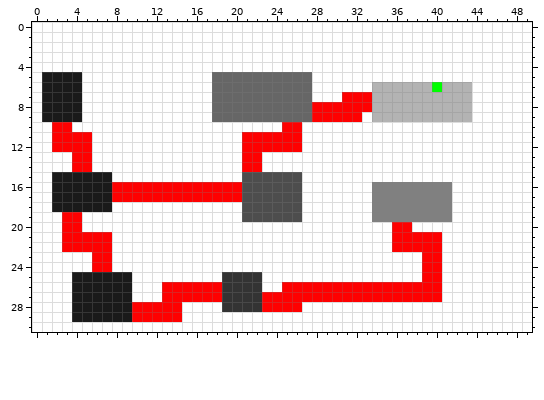
File history of a pixel-art sprite, niveau.png. Above, as it was before the edit.
The file is 50x31 pixels.
And afterwards:
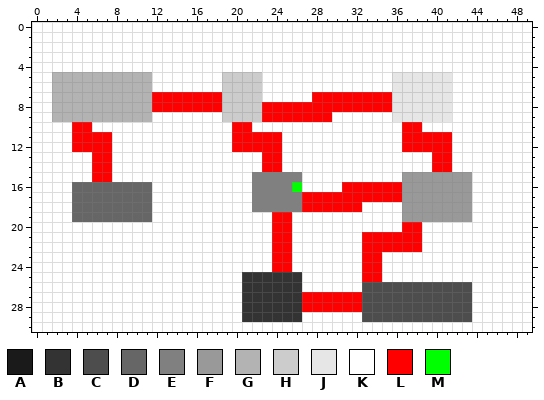
Palette (. is transparent): A #1a1a1a  B #333333  C #4d4d4d  D #666666  E #808080  F #999999  G #b3b3b3  H #cccccc  J #e6e6e6  K #ffffff  L #ff0000  M #00ff00
Diff:
@@ x 0..49 @@
  4 KKKKKKKKKKKKKKKKKKKKKKKKKKKKKKKKKKKKKKKKKKKKKKKKKK
- 5 KAAAAKKKKKKKKKKKKKDDDDDDDDDDKKKKKKKKKKKKKKKKKKKKKK
- 6 KAAAAKKKKKKKKKKKKKDDDDDDDDDDKKKKKKGGGGGGMGGGKKKKKK
- 7 KAAAAKKKKKKKKKKKKKDDDDDDDDDDKKKLLLGGGGGGGGGGKKKKKK
- 8 KAAAAKKKKKKKKKKKKKDDDDDDDDDDLLLLLLGGGGGGGGGGKKKKKK
- 9 KAAAAKKKKKKKKKKKKKDDDDDDDDDDLLLLLKGGGGGGGGGGKKKKKK
-10 KKLLKKKKKKKKKKKKKKKKKKKKKLLKKKKKKKKKKKKKKKKKKKKKKK
-11 KKLLLLKKKKKKKKKKKKKKKLLLLLLKKKKKKKKKKKKKKKKKKKKKKK
-12 KKLLLLKKKKKKKKKKKKKKKLLLLLLKKKKKKKKKKKKKKKKKKKKKKK
-13 KKKKLLKKKKKKKKKKKKKKKLLKKKKKKKKKKKKKKKKKKKKKKKKKKK
-14 KKKKLLKKKKKKKKKKKKKKKLLKKKKKKKKKKKKKKKKKKKKKKKKKKK
-15 KKAAAAAAKKKKKKKKKKKKKCCCCCCKKKKKKKKKKKKKKKKKKKKKKK
-16 KKAAAAAALLLLLLLLLLLLLCCCCCCKKKKKKKEEEEEEEEKKKKKKKK
-17 KKAAAAAALLLLLLLLLLLLLCCCCCCKKKKKKKEEEEEEEEKKKKKKKK
-18 KKAAAAAAKKKKKKKKKKKKKCCCCCCKKKKKKKEEEEEEEEKKKKKKKK
-19 KKKLLKKKKKKKKKKKKKKKKCCCCCCKKKKKKKEEEEEEEEKKKKKKKK
-20 KKKLLKKKKKKKKKKKKKKKKKKKKKKKKKKKKKKKLLKKKKKKKKKKKK
-21 KKKLLLLLKKKKKKKKKKKKKKKKKKKKKKKKKKKKLLLLLKKKKKKKKK
-22 KKKLLLLLKKKKKKKKKKKKKKKKKKKKKKKKKKKKLLLLLKKKKKKKKK
-23 KKKKKKLLKKKKKKKKKKKKKKKKKKKKKKKKKKKKKKKLLKKKKKKKKK
-24 KKKKKKLLKKKKKKKKKKKKKKKKKKKKKKKKKKKKKKKLLKKKKKKKKK
-25 KKKKAAAAAAKKKKKKKKKBBBBKKKKKKKKKKKKKKKKLLKKKKKKKKK
-26 KKKKAAAAAAKKKLLLLLLBBBBKKLLLLLLLLLLLLLLLLKKKKKKKKK
-27 KKKKAAAAAAKKKLLLLLLBBBBLLLLLLLLLLLLLLLLLLKKKKKKKKK
-28 KKKKAAAAAALLLLLKKKKBBBBLLLLKKKKKKKKKKKKKKKKKKKKKKK
-29 KKKKAAAAAALLLLLKKKKKKKKKKKKKKKKKKKKKKKKKKKKKKKKKKK
+ 5 KKGGGGGGGGGGKKKKKKKHHHHKKKKKKKKKKKKKJJJJJJKKKKKKKK
+ 6 KKGGGGGGGGGGKKKKKKKHHHHKKKKKKKKKKKKKJJJJJJKKKKKKKK
+ 7 KKGGGGGGGGGGLLLLLLLHHHHKKKKKLLLLLLLLJJJJJJKKKKKKKK
+ 8 KKGGGGGGGGGGLLLLLLLHHHHLLLLLLLLLLLLLJJJJJJKKKKKKKK
+ 9 KKGGGGGGGGGGKKKKKKKHHHHLLLLLLLKKKKKKJJJJJJKKKKKKKK
+10 KKKKLLKKKKKKKKKKKKKKLLKKKKKKKKKKKKKKKLLKKKKKKKKKKK
+11 KKKKLLLLKKKKKKKKKKKKLLLLLKKKKKKKKKKKKLLLLLKKKKKKKK
+12 KKKKLLLLKKKKKKKKKKKKLLLLLKKKKKKKKKKKKLLLLLKKKKKKKK
+13 KKKKKKLLKKKKKKKKKKKKKKKLLKKKKKKKKKKKKKKKLLKKKKKKKK
+14 KKKKKKLLKKKKKKKKKKKKKKKLLKKKKKKKKKKKKKKKLLKKKKKKKK
+15 KKKKKKLLKKKKKKKKKKKKKKEEEEEKKKKKKKKKKFFFFFFFKKKKKK
+16 KKKKDDDDDDDDKKKKKKKKKKEEEEMKKKKLLLLLLFFFFFFFKKKKKK
+17 KKKKDDDDDDDDKKKKKKKKKKEEEEELLLLLLLLLLFFFFFFFKKKKKK
+18 KKKKDDDDDDDDKKKKKKKKKKEEEEELLLLLLKKKKFFFFFFFKKKKKK
+19 KKKKDDDDDDDDKKKKKKKKKKKKLLKKKKKKKKKKKFFFFFFFKKKKKK
+20 KKKKKKKKKKKKKKKKKKKKKKKKLLKKKKKKKKKKKLLKKKKKKKKKKK
+21 KKKKKKKKKKKKKKKKKKKKKKKKLLKKKKKKKLLLLLLKKKKKKKKKKK
+22 KKKKKKKKKKKKKKKKKKKKKKKKLLKKKKKKKLLLLLLKKKKKKKKKKK
+23 KKKKKKKKKKKKKKKKKKKKKKKKLLKKKKKKKLLKKKKKKKKKKKKKKK
+24 KKKKKKKKKKKKKKKKKKKKKKKKLLKKKKKKKLLKKKKKKKKKKKKKKK
+25 KKKKKKKKKKKKKKKKKKKKKBBBBBBKKKKKKLLKKKKKKKKKKKKKKK
+26 KKKKKKKKKKKKKKKKKKKKKBBBBBBKKKKKKCCCCCCCCCCCKKKKKK
+27 KKKKKKKKKKKKKKKKKKKKKBBBBBBLLLLLLCCCCCCCCCCCKKKKKK
+28 KKKKKKKKKKKKKKKKKKKKKBBBBBBLLLLLLCCCCCCCCCCCKKKKKK
+29 KKKKKKKKKKKKKKKKKKKKKBBBBBBKKKKKKCCCCCCCCCCCKKKKKK
 30 KKKKKKKKKKKKKKKKKKKKKKKKKKKKKKKKKKKKKKKKKKKKKKKKKK
Where, in picture pixels (left, top, right, bottom), the same in both pictures:
changed: (42, 72, 472, 322)
